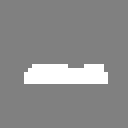
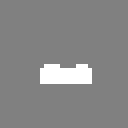
Revision of a layered 128x128 image; what changed, layer by layer:
showed "Layer 3", moved it above "Layer 5", painted on it over 24, 64, 108, 84
hid "Layer 4", painted on it over 24, 64, 108, 84
